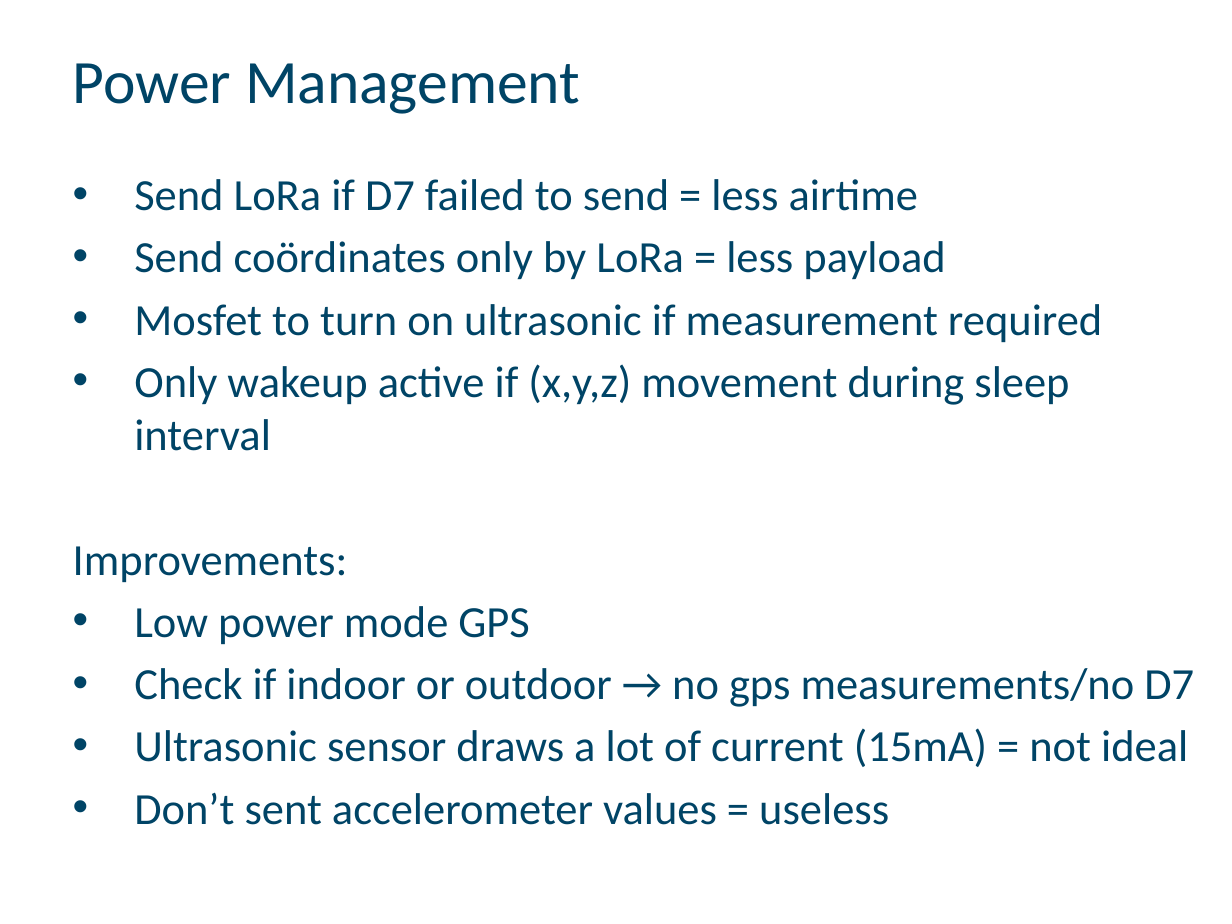
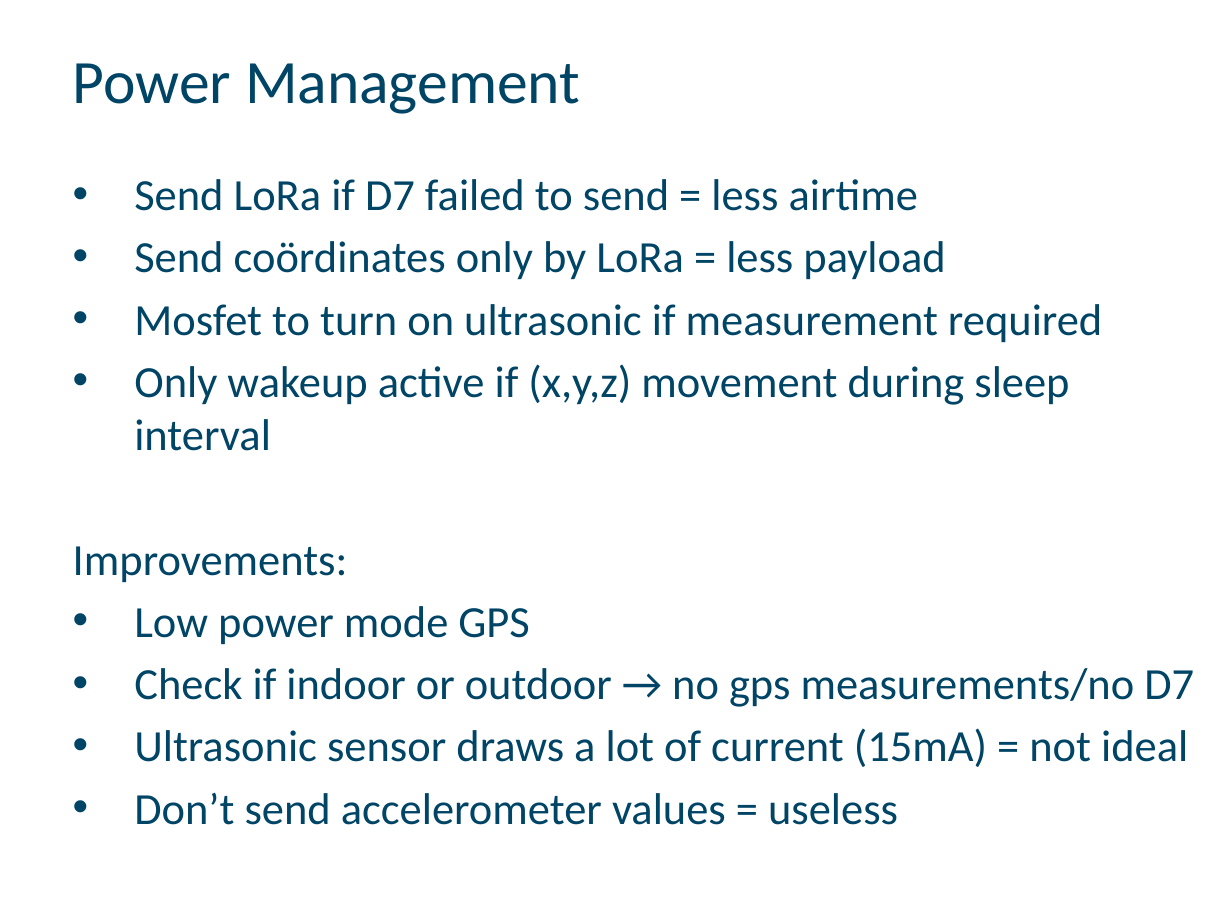
Before and after one commit to WesleyVanW/Smart-Waste-Managment, a slide deck: slide 13 of Presentatie-IoT-SmartWasteManagment.pptx (slide 12 before the commit). Drawn at 1232x924 pixels with LibreOffice and Linux fonts; fonts in the diff are those of the drawing; background and template pictures are left out. Boxes give left, top, right and bottom in pixels: in the first picture for what was removed or moved away, otherwise in the second. Text is boxed around its words. In the diff, an @@ line names an element or a change of style, - is before the commit and + after.

```diff
--- a/Presentatie-IoT-SmartWasteManagment.pptx
+++ b/Presentatie-IoT-SmartWasteManagment.pptx
@@ text at <box>134,792,898,825</box>: text changed @@
-• Don’t sent accelerometer values = useless
+• Don’t send accelerometer values = useless
```
Also in this commit, not shown: 2 other slides changed, 1 slide added.
